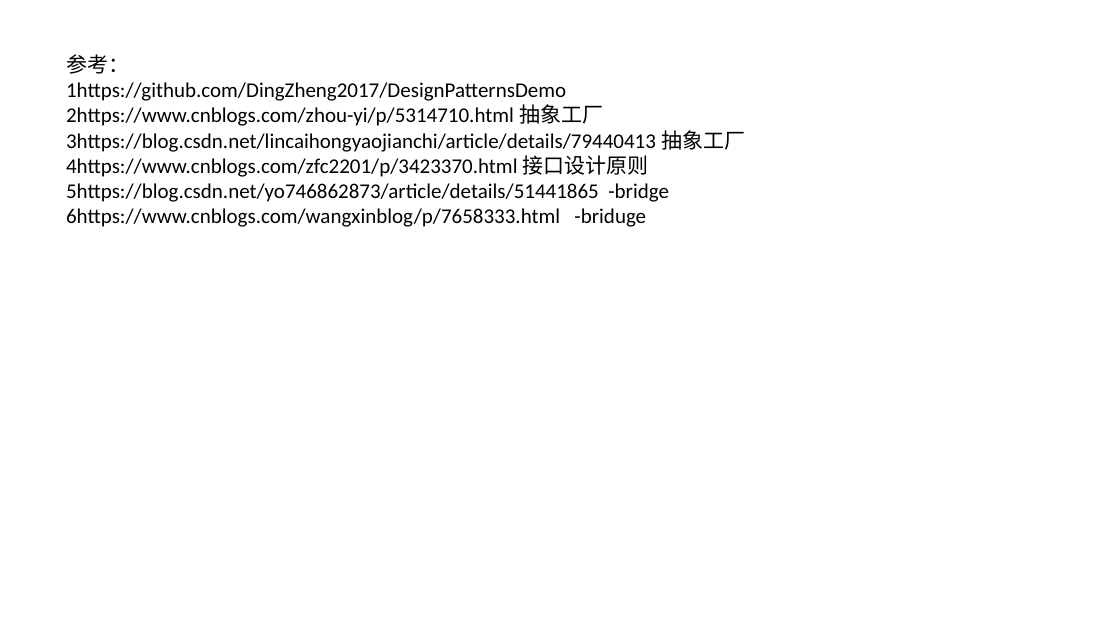
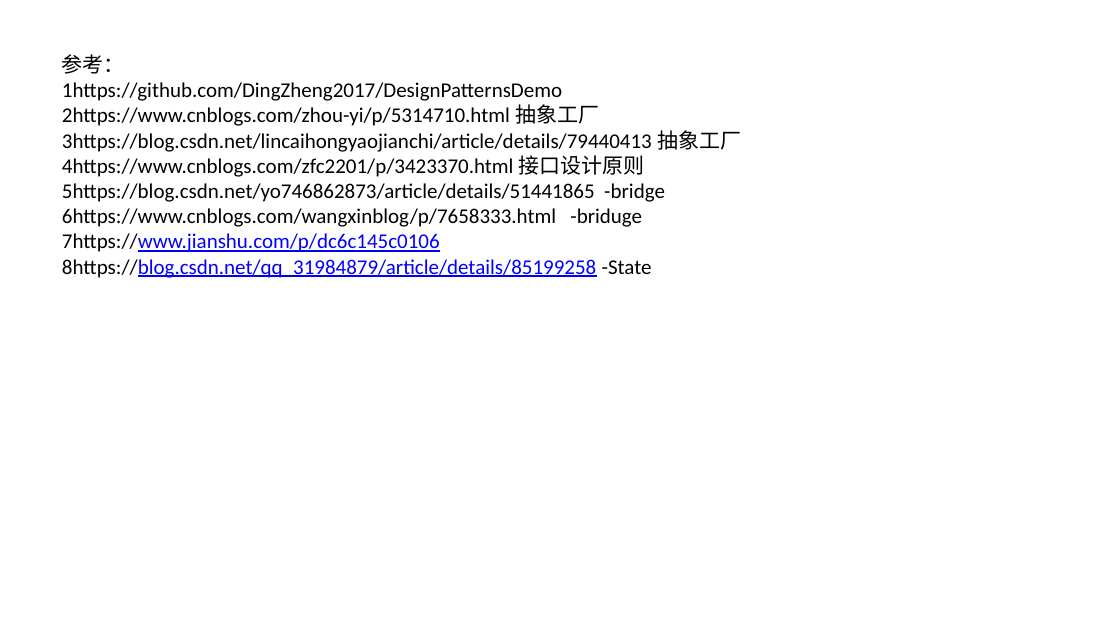
Before and after one commit to DingZheng2017/DesignPatternsDemo, a slide deck: slide 3 of 设计模式.pptx. Drawn at 1120x630 pixels with LibreOffice and Linux fonts; fonts in the diff are those of the drawing; background and template pictures are left out. Boxes give left, top, right and bottom in pixels: in the first picture for what was removed or moved away, otherwise in the second. Text is boxed around its words. In the diff, an @@ line names an element or a change of style, - is before the commit and + after.

```diff
--- a/设计模式.pptx
+++ b/设计模式.pptx
@@ text at <box>62,233,652,278</box>: paragraphs added @@
+7https://www.jianshu.com/p/dc6c145c0106
+8https://blog.csdn.net/qq_31984879/article/details/85199258 -State
```
Also in this commit, not shown: 36 other slides changed, 12 other files.
